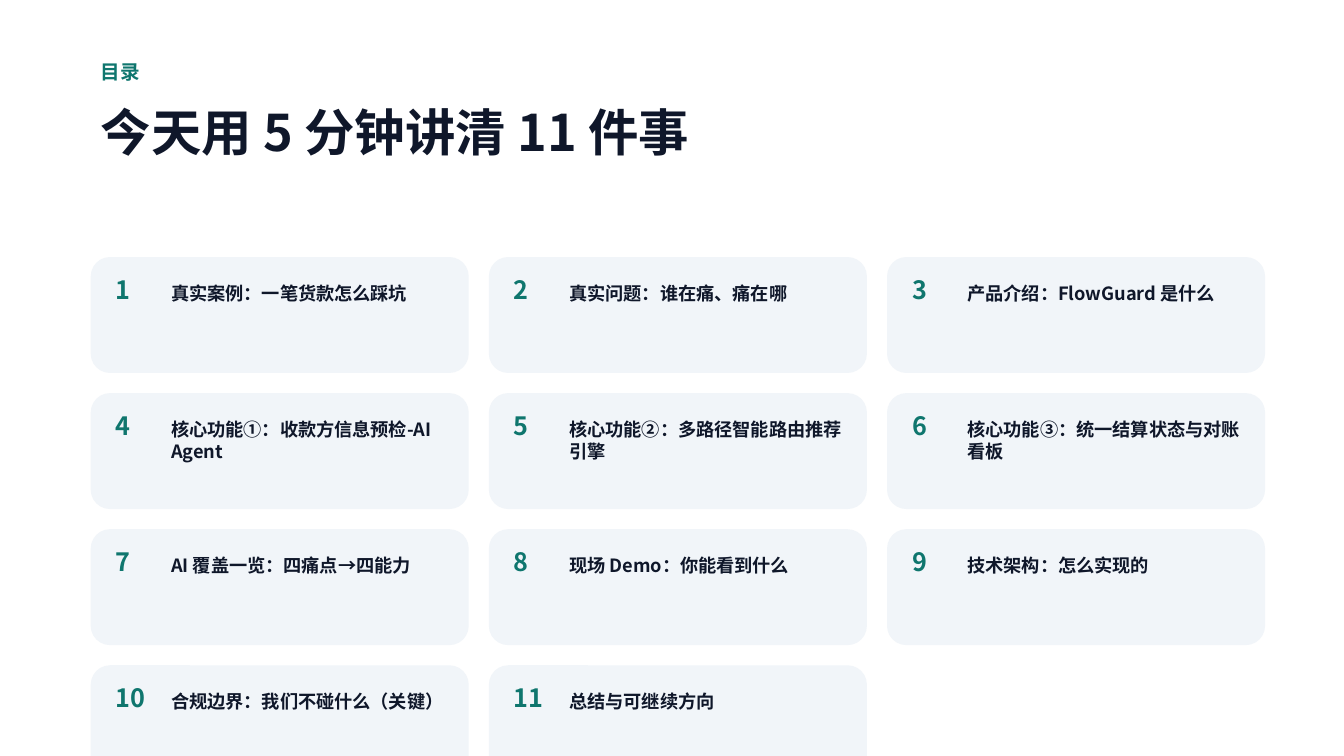
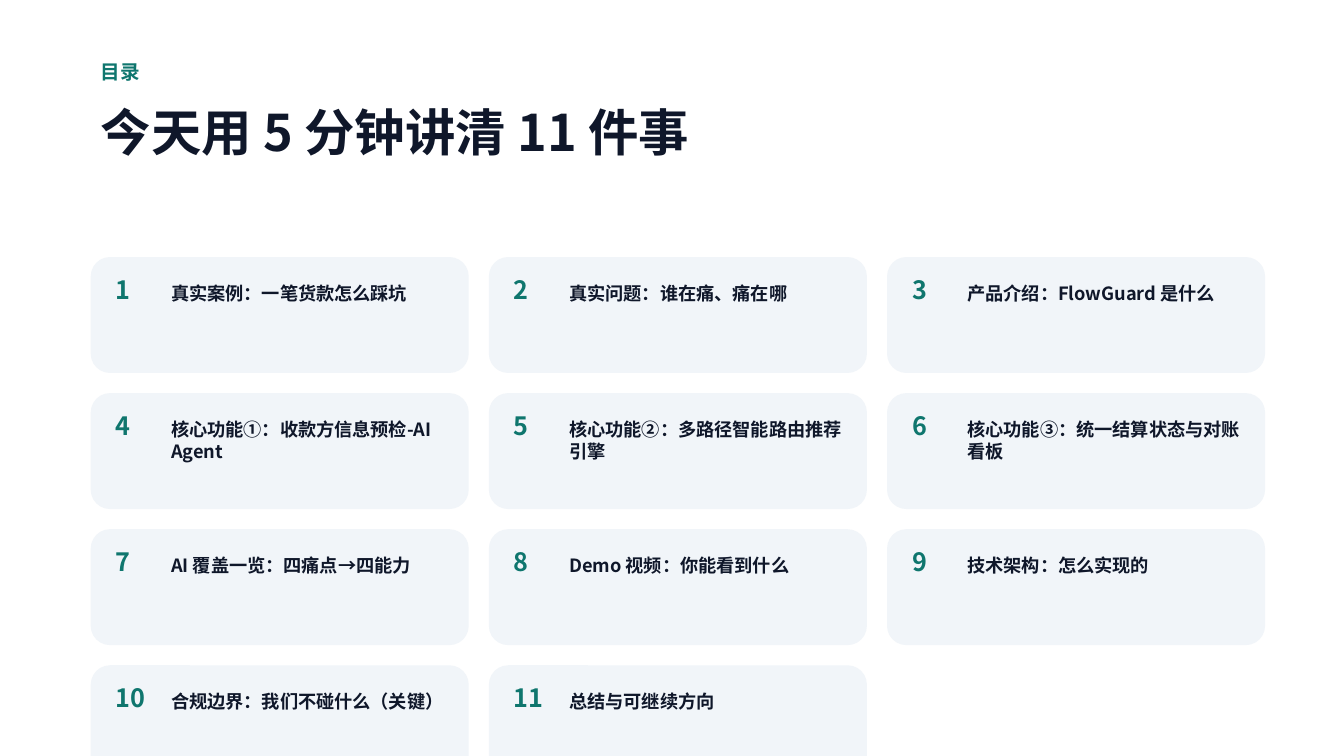
Before and after one commit to Michael-4753/flowguard-payout, a slide deck: slide 2 of public/FlowGuard-Hackathon-Pitch.pptx. Drawn at 1344x756 pixels with LibreOffice and Linux fonts; fonts in the diff are those of the drawing. Boxes give left, top, right and bottom in pixels: in the first picture for what was removed or moved away, otherwise in the second. Text is boxed around its words. In the diff, an @@ line names an element or a change of style, - is before the commit and + after.

```diff
--- a/public/FlowGuard-Hackathon-Pitch.pptx
+++ b/public/FlowGuard-Hackathon-Pitch.pptx
@@ text at bbox=[569, 556, 789, 574]: text changed @@
-现场 Demo：你能看到什么
+Demo 视频：你能看到什么
```
Also in this commit, not shown: 1 other slide changed.
